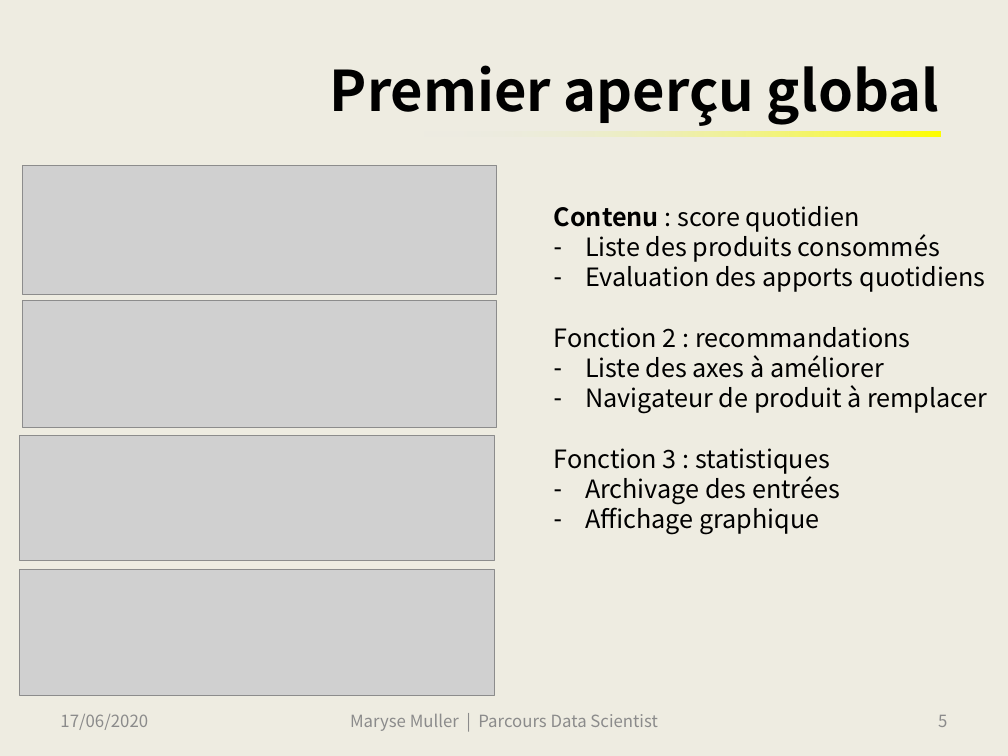
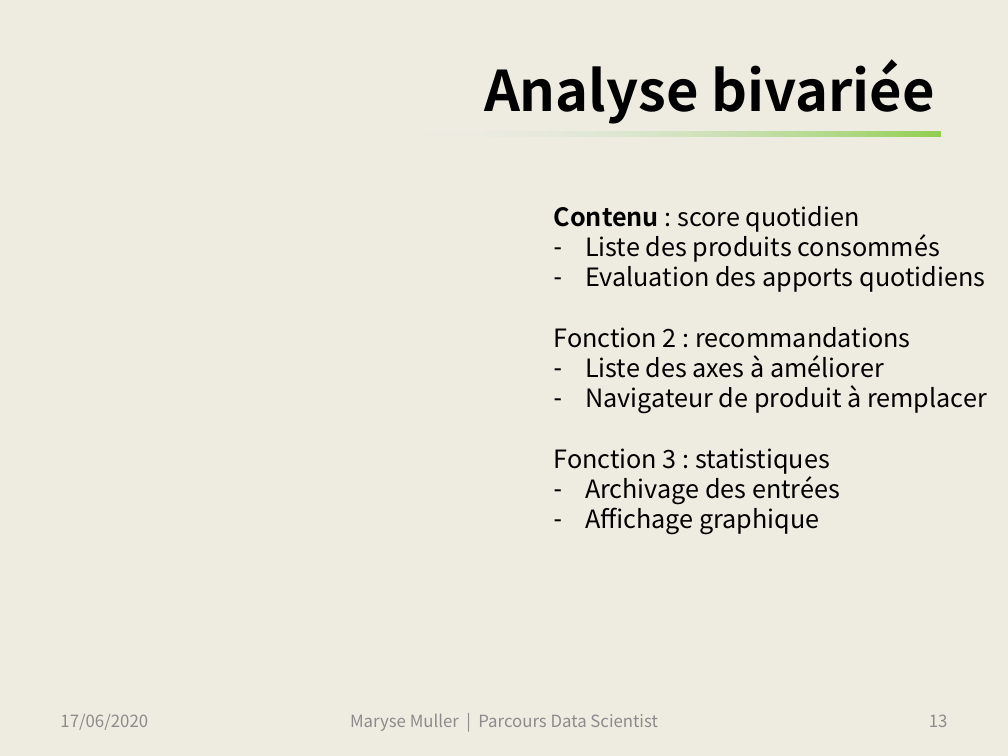
Before and after one commit to SmellyArmure/OC_DS_Project3, a slide deck: slide 13 of SOUTENANCE/Projet3.pptx (slide 5 before the commit). Drawn at 1008x756 pixels with LibreOffice and Linux fonts; fonts in the diff are those of the drawing; grey boxes stand for pictures. Boxes give left, top, right and bottom in pixels: in the first picture for what was removed or moved away, otherwise in the second. Text is boxed around its words. In the diff, an @@ line names an element or a change of style, - is before the commit and + after.

Commit message:
P3_Analysis : analyse temporelle des proportions des pnns1, de nutrigrade, des teneurs pour 100g et du nutriscore + rédaction + boxplots et préparation ANOVA

```diff
--- a/SOUTENANCE/Projet3.pptx
+++ b/SOUTENANCE/Projet3.pptx
@@ title at <box>484,59,934,124</box>: text changed @@
-Premier aperçu global
+Analyse bivariée
@@ rectangle at <box>421,132,940,137</box>: fill gradient #FFFF00 to #E1E8F5 to gradient #92D050 to #E1E8F5 @@
@@ group removed at <box>20,165,497,696</box>: 4 pictures @@
@@ page number at <box>929,714,948,727</box>: text changed @@
-5
+13
```
Also in this commit, not shown: 1 other slide changed, 8 slides added, 35 other files.
